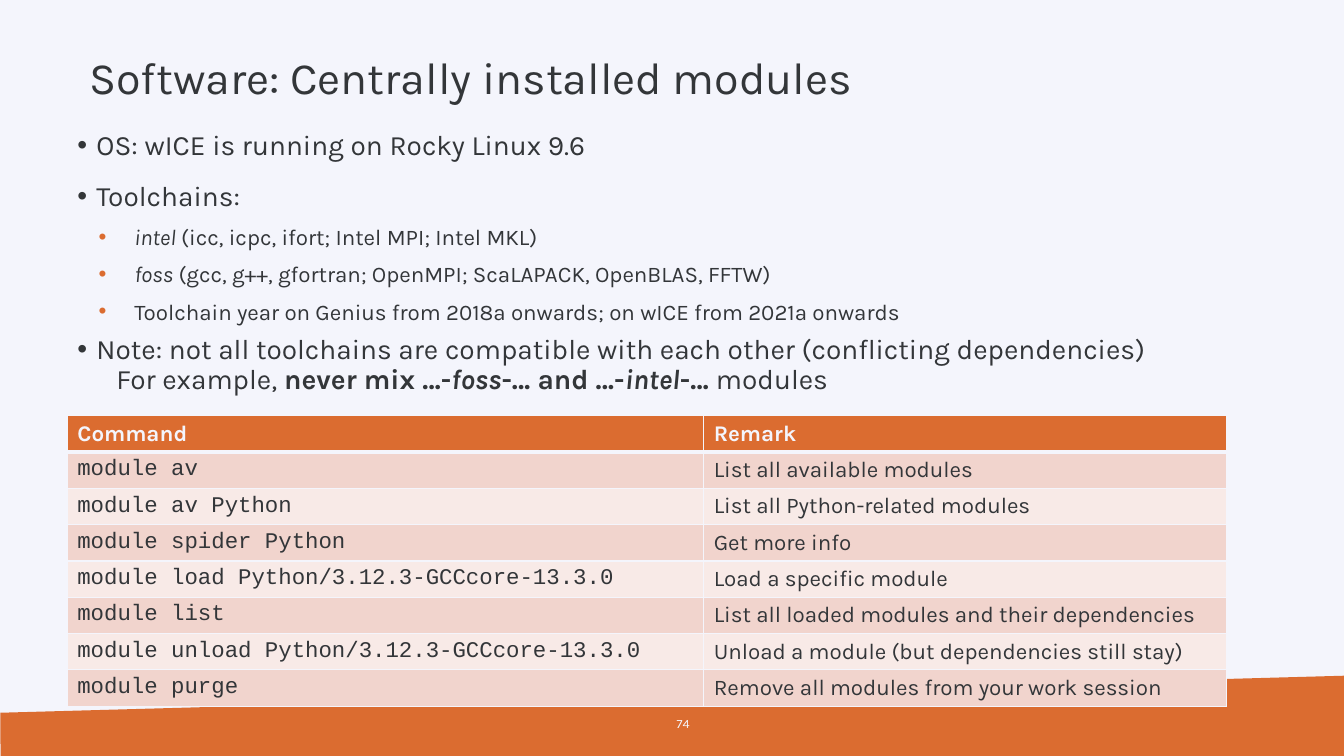
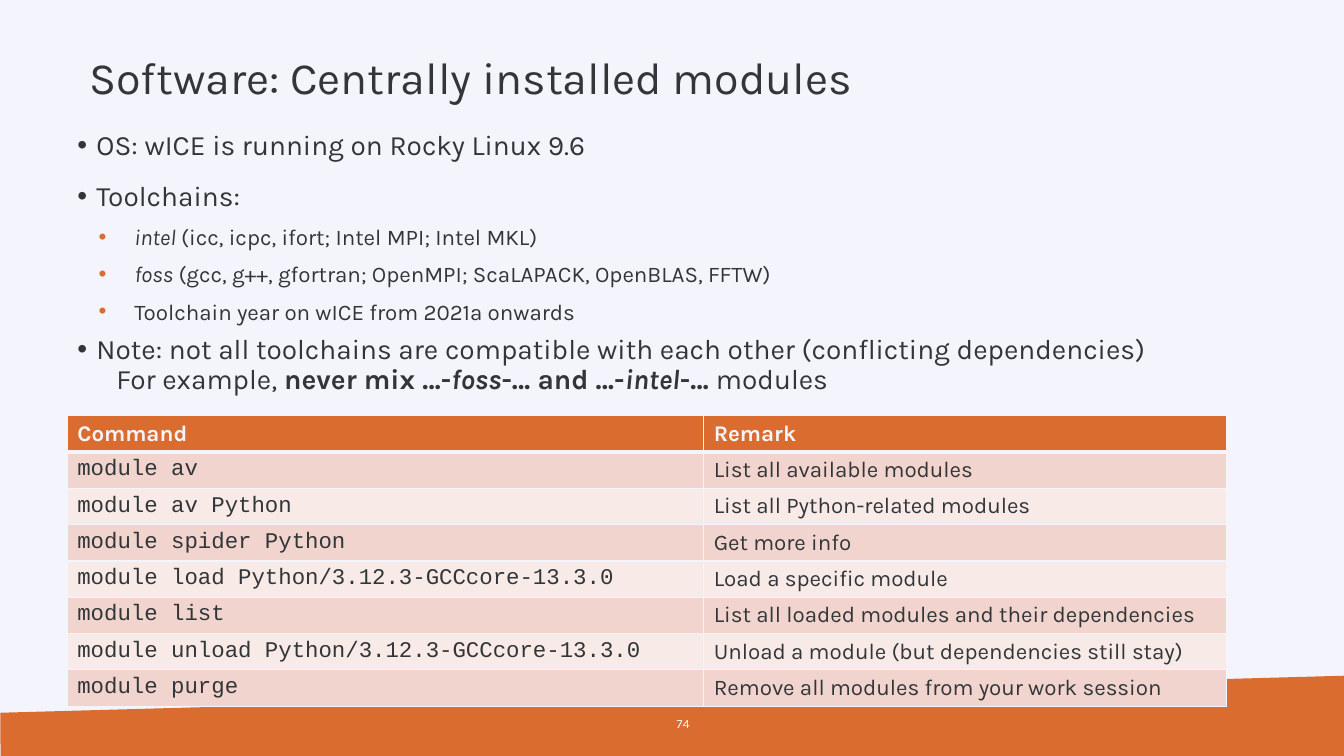
Before and after one commit to hpcleuven/HPC-intro, a slide deck: slide 74 of HPCintro.pptx. Drawn at 1344x756 pixels with LibreOffice and Linux fonts; fonts in the diff are those of the drawing; background and template pictures are left out. Boxes give left, top, right and bottom in pixels: in the first picture for what was removed or moved away, otherwise in the second. Text is boxed around its words. In the diff, an @@ line names an element or a change of style, - is before the commit and + after.

Commit message:
Minor fixes
This commit removes some more mentions of genius that were skipped over previously.

```diff
--- a/HPCintro.pptx
+++ b/HPCintro.pptx
@@ text at (x1=134, y1=304, x2=575, y2=326): text changed @@
-  • Toolchain year on Genius from 2018a onwards; on wICE from 2021a onwards
+  • Toolchain year on wICE from 2021a onwards
```
Also in this commit, not shown: 2 other slides changed, 1 other file.
